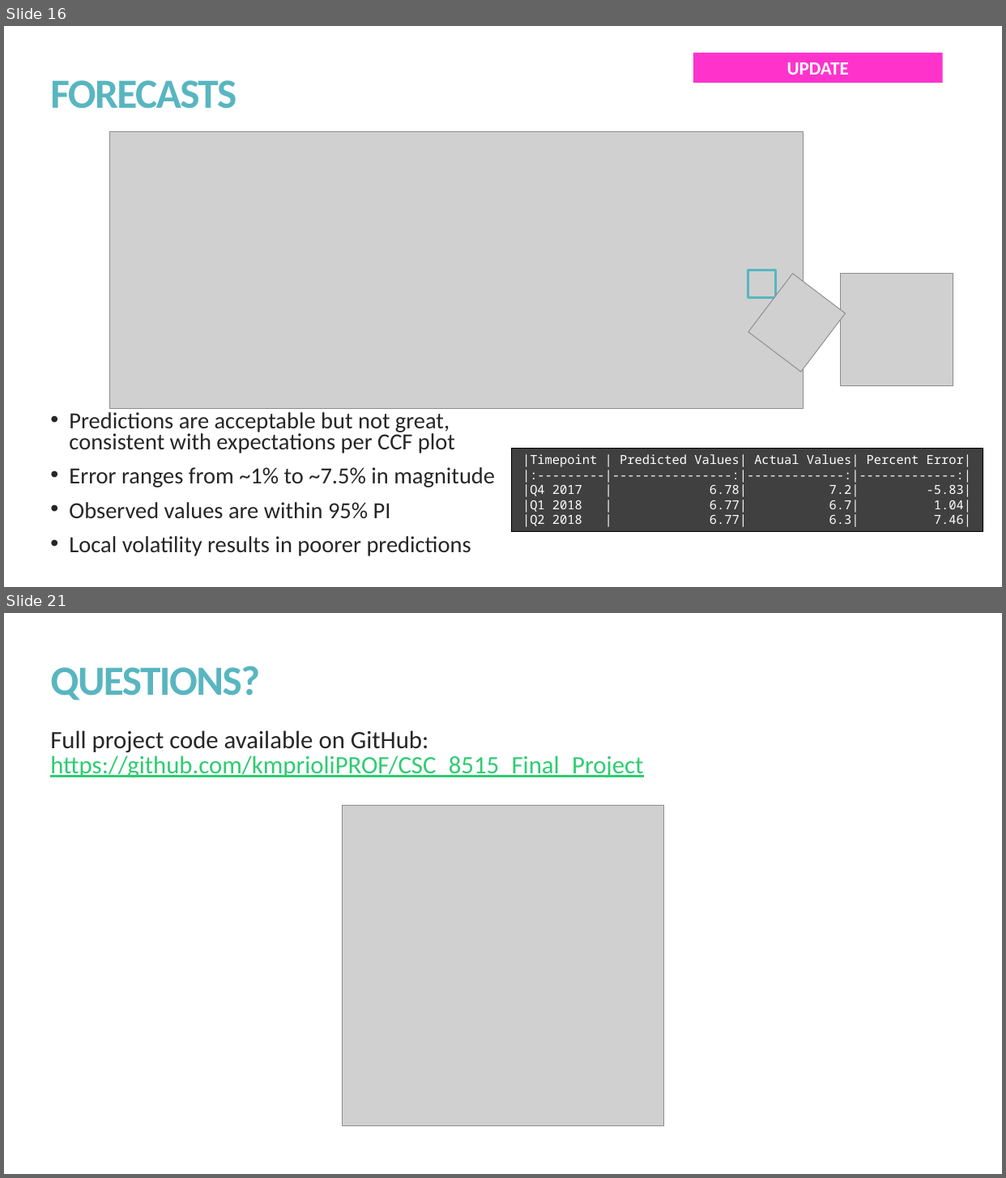
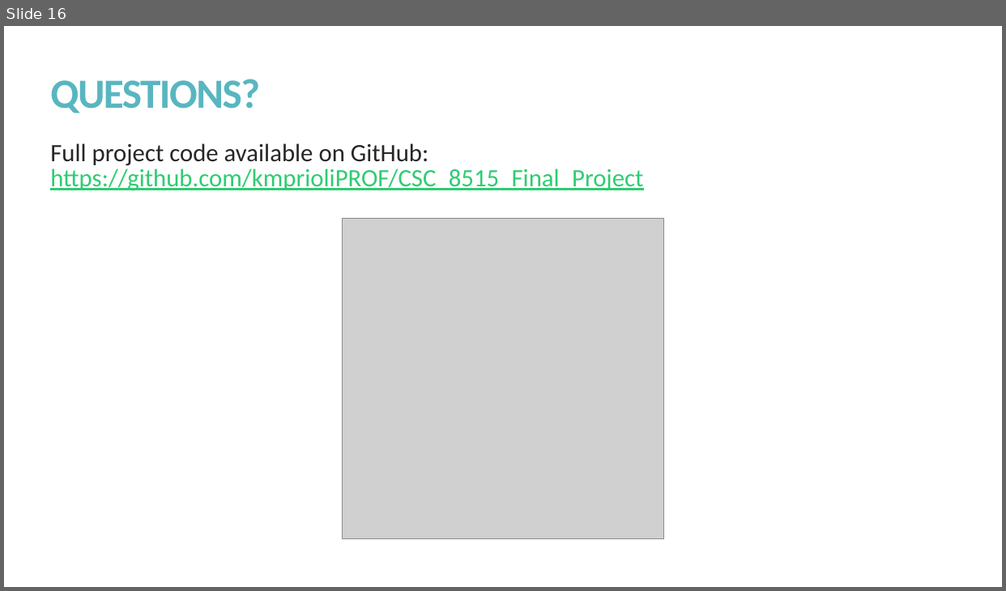
Before and after one commit to kmprioliPROF/CSC_8515_Final_Project, a slide deck: presentation/Prioli_presentation.pptx. Shown one above the other, each under a label of ours: slides 16 and 21 before the commit, slide 16 after it; the slides between them are not shown. The pictures are 1006x1178 and 1006x591 pixels, drawn with LibreOffice and Linux fonts; fonts in the diff are those of the drawing; grey boxes stand for pictures. Boxes give left, top, right and bottom in pixels: in the first picture for what was removed or moved away, otherwise in the second. Text is boxed around its words. In the diff, an @@ line names an element or a change of style, - is before the commit and + after.

```diff
--- a/presentation/Prioli_presentation.pptx
+++ b/presentation/Prioli_presentation.pptx
@@ slide 16 removed at [4, 26, 1002, 587], background #FFFFFF @@
@@ rectangle removed at [693, 53, 943, 83] @@
-UPDATE
@@ title removed at [50, 80, 236, 109] @@
-FORECASTS
@@ picture removed at [109, 131, 803, 409] @@
@@ rectangle removed at [748, 270, 775, 297] @@
@@ picture removed at [748, 273, 846, 372] @@
@@ picture removed at [840, 274, 953, 386] @@
@@ text removed at [69, 412, 495, 557] @@
-• Predictions are acceptable but not great, consistent with expectations per CCF plot
-• Error ranges from ~1% to ~7.5% in magnitude
-• Observed values are within 95% PI
-• Local volatility results in poorer predictions
@@ rectangle removed at [512, 448, 983, 531] @@
-|Timepoint | Predicted Values| Actual Values| Percent Error|
-|:---------|----------------:|-------------:|-------------:|
-|Q4 2017 | 6.78| 7.2| -5.83|
-|Q1 2018 | 6.77| 6.7| 1.04|
-|Q2 2018 | 6.77| 6.3| 7.46|
@@ what was slide 21 is now slide 16 @@
```
Also in this commit, not shown: 3 slides changed, 11 slides added, 15 other slides removed.
